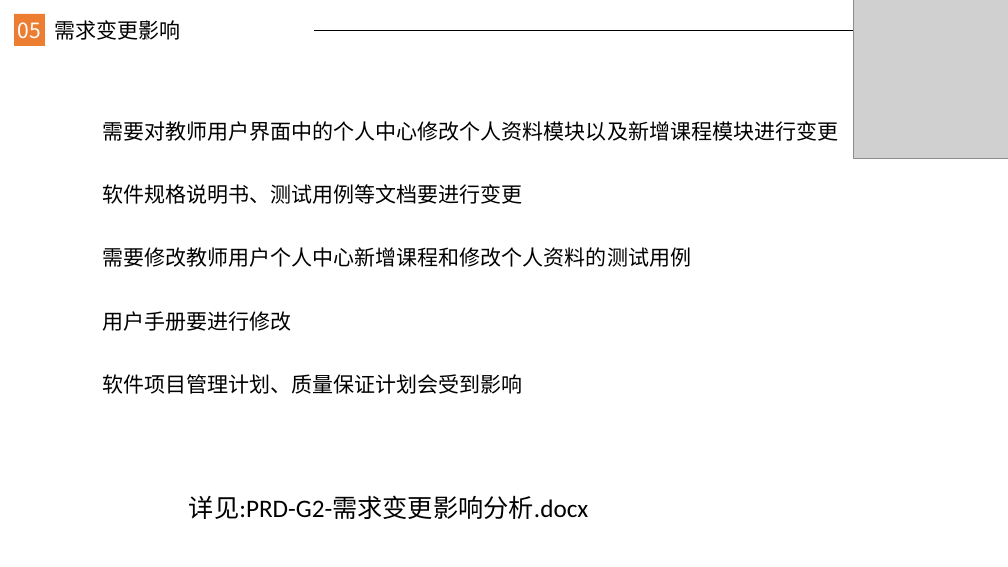
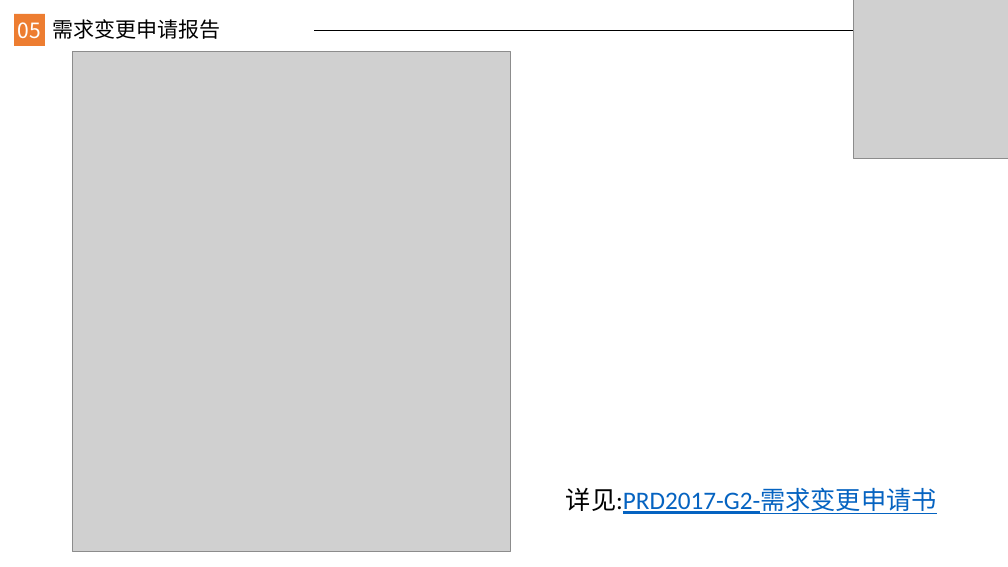
Before and after one commit to JanHonan/store, a slide deck: slide 17 of G2/软件工程系列课程教学辅助网站/非受控文档/楼静靓/PRD2017-G2-需求变更管理ppt.pptx (slide 12 before the commit). Drawn at 1008x567 pixels with LibreOffice and Linux fonts; fonts in the diff are those of the drawing; grey boxes stand for pictures. Boxes give left, top, right and bottom in pixels: in the first picture for what was removed or moved away, otherwise in the second. Text is boxed around its words. In the diff, an @@ line names an element or a change of style, - is before the commit and + after.

Commit message:
楼静靓 2018-01-13 修改需求变更管理ppt

```diff
--- a/G2/软件工程系列课程教学辅助网站/非受控文档/楼静靓/PRD2017-G2-需求变更管理ppt.pptx
+++ b/G2/软件工程系列课程教学辅助网站/非受控文档/楼静靓/PRD2017-G2-需求变更管理ppt.pptx
@@ text at [52,19,220,39]: text changed @@
-需求变更影响
+需求变更申请报告
@@ line removed from (147, 20) to (147, 39) @@
@@ picture added at [73,51,510,552] @@
@@ text removed at [102,121,838,394] @@
-需要对教师用户界面中的个人中心修改个人资料模块以及新增课程模块进行变更
-软件规格说明书、测试用例等文档要进行变更
-需要修改教师用户个人中心新增课程和修改个人资料的测试用例
-用户手册要进行修改
-软件项目管理计划、质量保证计划会受到影响
@@ text at [566,487,937,514]: text changed; text colour #000000 to #0563C1 @@
-详见:PRD-G2-需求变更影响分析.docx
+详见:PRD2017-G2-需求变更申请书
```
Also in this commit, not shown: 8 other slides changed, 14 slides added, 4 slides removed.
